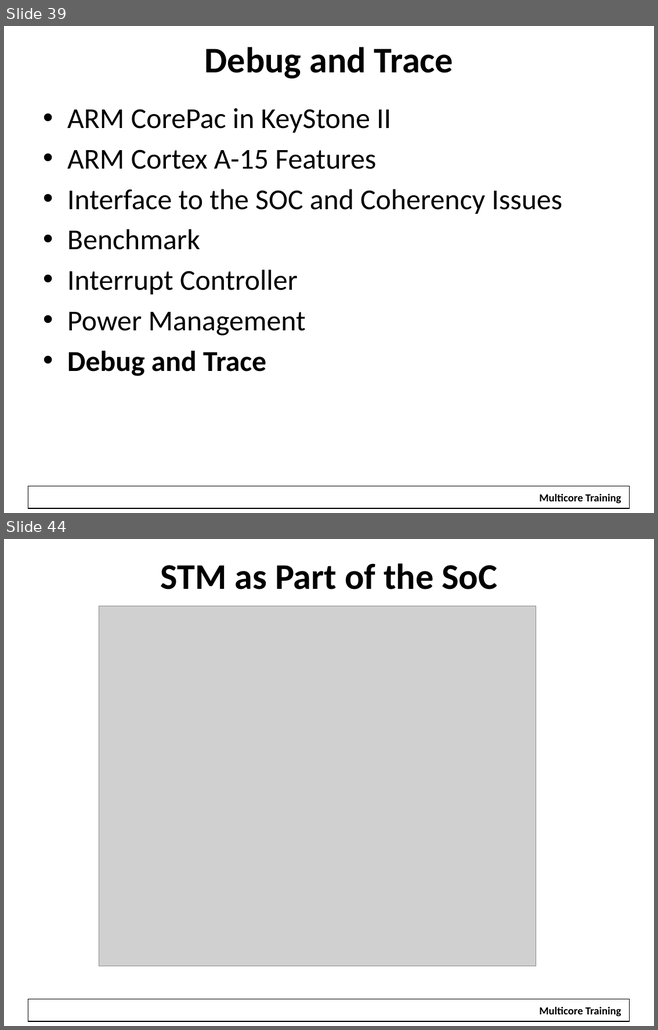
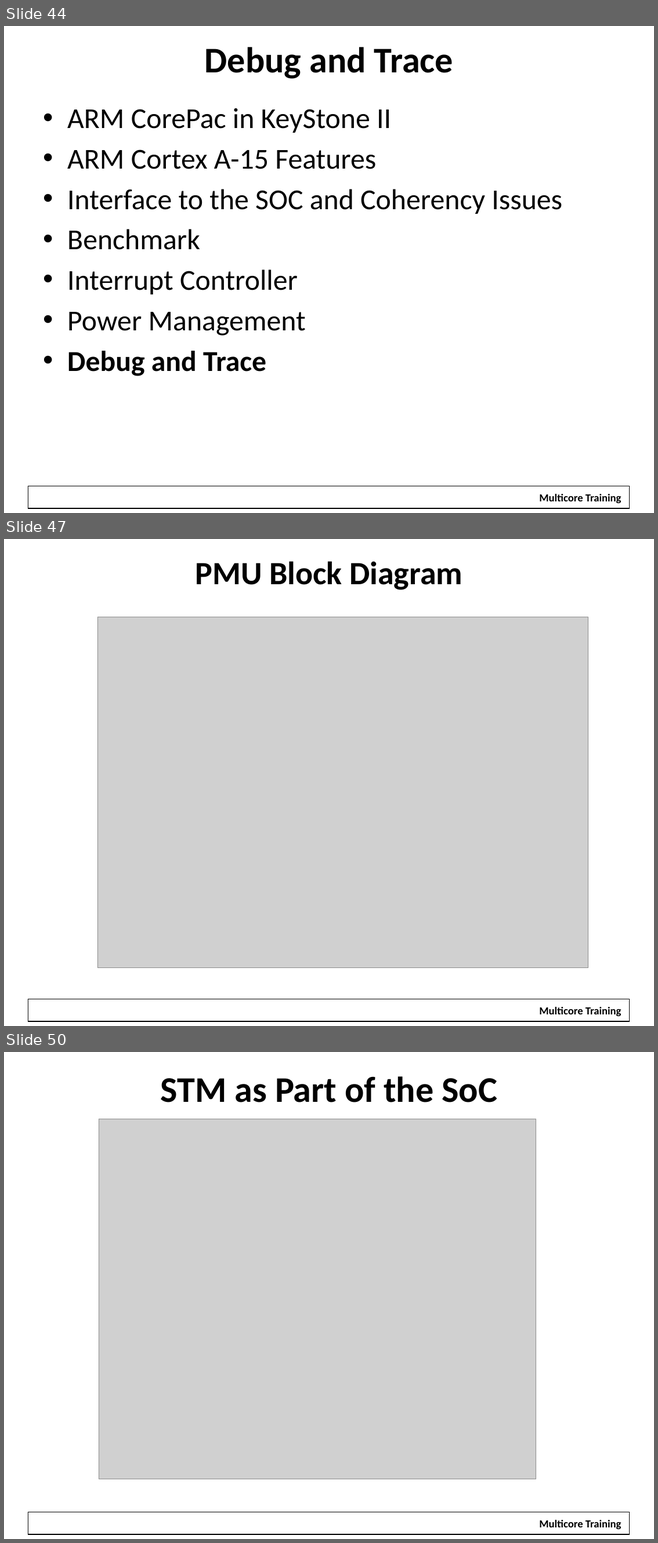
Before and after one commit to hari1989/keystone-workshop, a slide deck: preliminary/Working/presentations/KeyStoneII ARM Overview.pptx. Shown one above the other, each under a label of ours: slides 39 and 44 before the commit, slides 44, 47 and 50 after it; the slides between them are not shown. The pictures are 658x1030 and 658x1543 pixels, drawn with LibreOffice and Linux fonts; fonts in the diff are those of the drawing; grey boxes stand for pictures; background and template pictures are left out. Boxes give left, top, right and bottom in pixels: in the first picture for what was removed or moved away, otherwise in the second. Text is boxed around its words. In the diff, an @@ line names an element or a change of style, - is before the commit and + after.

```diff
--- a/preliminary/Working/presentations/KeyStoneII ARM Overview.pptx
+++ b/preliminary/Working/presentations/KeyStoneII ARM Overview.pptx
@@ slide 47 added at (4,539,654,1026), background #FFFFFF; not listed: 2 template elements that a slide beside it also shows @@
@@ title added at (195,561,462,590), 36 pt, text #000000, bold @@
+PMU Block Diagram
@@ picture added at (97,617,587,968) @@
@@ what was slide 39 is now slide 44 @@
@@ what was slide 44 is now slide 50 @@
```
Also in this commit, not shown: 7 slides changed, 6 other slides added, 1 slide removed.
